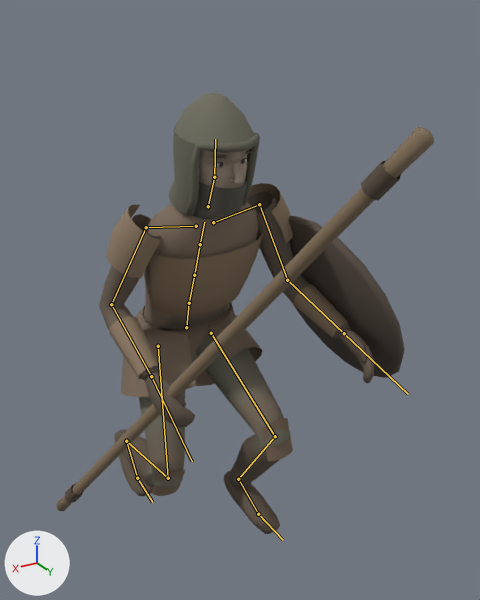
A saved change to the glTF model assets/models/characters/hazekiller.glb.
Before and after are seen from a 50 mm lens placed at (0.852, 1.779, 1.616), pointed at (-0.047, 0.281, 0.867). The lights are fixed; the arrows at lower left show +X, +Y and +Z. The older version comes first. Both versions are drawn at frame 19 of the action 'crouch_walk-loop'; the numbers are the values there. The bones that change, and the others that lie on the model, are drawn over the model as lines.

In view in the first picture: 'Hazekiller'.
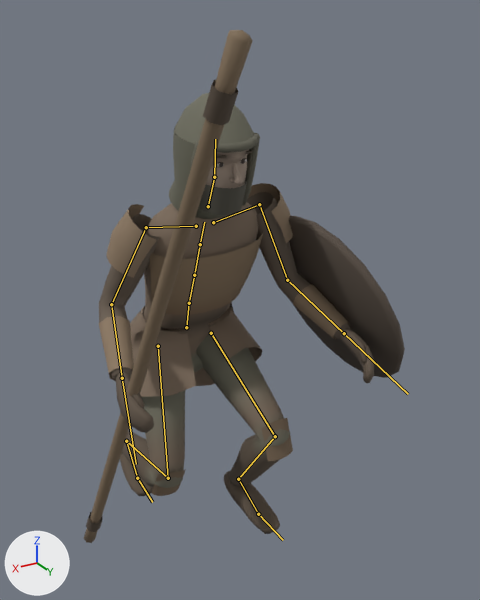
What differs and where, as boxes [x1, y1, x2, y2] in the pictures (480 x 600 px):
```json
{"object": "Hazekiller", "change": "posed", "before": [56, 93, 434, 534], "after": [84, 30, 405, 543], "on screen": "15% narrower, 16% taller"}
{"bone": "RightHand", "before": "(151, 376) to (192, 461)", "after": "(122, 378) to (136, 464)"}
```

The change, as JSON lines over the scene's bpy script:
```json
{"block": "bone_rightupperarm", "where": "bone_rightupperarm = bpy.data.objects['Armature'].pose.bones['RightUpperArm']  # child of 'RightShoulder'"}
{"op": "set", "path": "bone_rightupperarm.rotation_quaternion", "old": "(0.976, 0.063, -0.032, 0.205)", "new": "(0.967, 0.027, 0.138, 0.213)", "note": "degrees (6, -5, 23) -> degrees (7, 15, 26)"}
{"block": "bone_righthand", "where": "bone_righthand = bpy.data.objects['Armature'].pose.bones['RightHand']  # child of 'RightLowerArm'"}
{"op": "set", "path": "bone_righthand.rotation_quaternion", "old": "(0.999, -0.053, 0.0, 0.0)", "new": "(0.996, 0.017, 0.087, 0.001)", "note": "degrees (-6, 0, 0) -> degrees (2, 10, 0)"}
```
